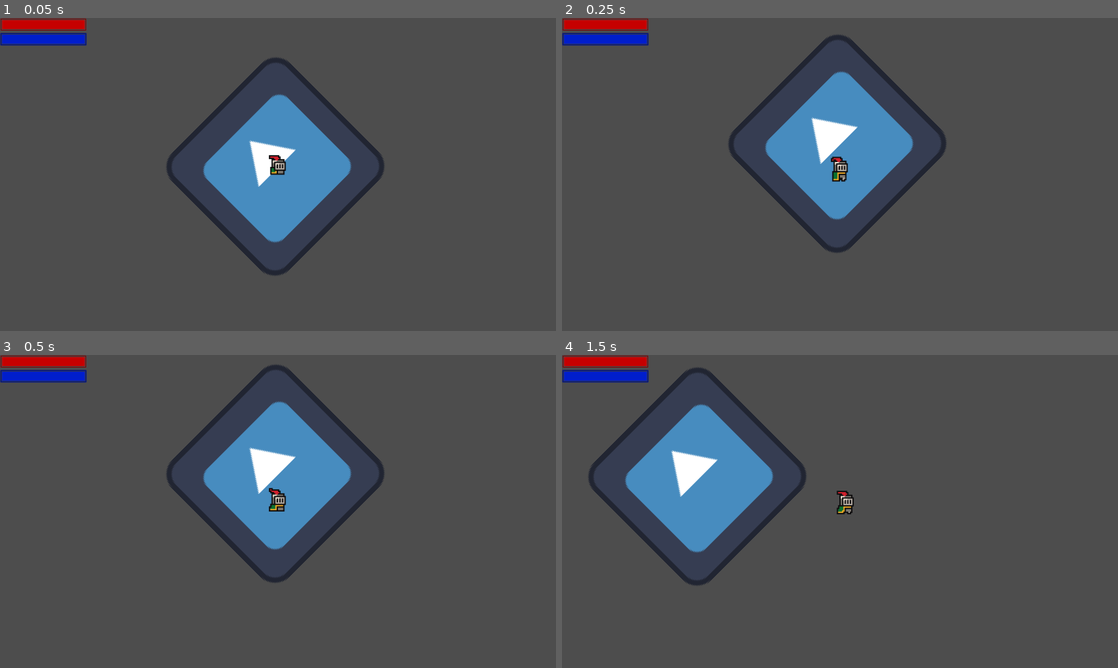
Above: before the commit, frames 1-4 (two rows, left to right).
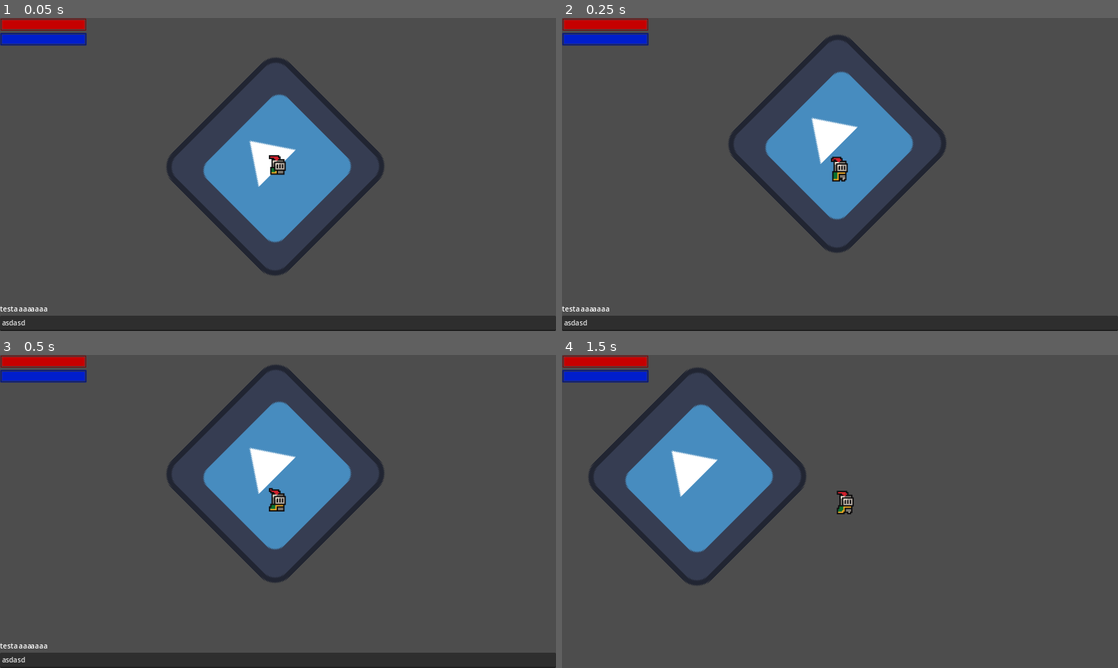
Above: after the commit, the same moments.

Repository: ToastedTeam/CaveGame
Game: Godot game, scene res://scenes/main.tscn
Two runs of this game, one before a commit and one after it. Both use one fixed random seed, a clock stepped at 60 frames per second and the inputs below. The engine's default icon, where the game draws it, is replaced by a stand-in: a white triangle on a blue panel in a dark square.
Inputs:
- Up to frame 1 (0.05 s): no input
- Up to frame 2 (0.25 s): no input
- Up to frame 3 (0.5 s): no input
- Up to frame 4 (1.5 s): tap Enter (ui_accept) at 0.5, 1.35 s; hold Enter (ui_accept) 0.53-1.28 s; hold Right (player_move_right) from 0.53 s (still down); tap Up (player_jump) at 0.77 s

The runs differ from the first frame. In frame 1, 5.0% of the frame differs, in the area x 0-100%, y 92-100%; in frame 2, 5.0%; in frame 3, 5.0%; in frame 4, nothing differs.
Error after the commit: Parse Error: Identifier "asdasd" not declared in the current scope.

Commit message:
Implement basic script running. Still have to give it a background so the text later on is readable, also multiple logging features such as warn or error.

Diff:
--- a/project.godot
+++ b/project.godot
@@ -28,6 +28,12 @@
 
 [input]
 
+ui_text_newline={
+"deadzone": 0.5,
+"events": [Object(InputEventKey,"resource_local_to_scene":false,"resource_name":"","device":0,"window_id":0,"alt_pressed":false,"shift_pressed":true,"ctrl_pressed":false,"meta_pressed":false,"pressed":false,"keycode":4194309,"physical_keycode":0,"key_label":0,"unicode":0,"location":0,"echo":false,"script":null)
+, Object(InputEventKey,"resource_local_to_scene":false,"resource_name":"","device":0,"window_id":0,"alt_pressed":false,"shift_pressed":true,"ctrl_pressed":false,"meta_pressed":false,"pressed":false,"keycode":4194310,"physical_keycode":0,"key_label":0,"unicode":0,"location":0,"echo":false,"script":null)
+]
+}
 player_jump={
 "deadzone": 0.5,
 "events": [Object(InputEventKey,"resource_local_to_scene":false,"resource_name":"","device":-1,"window_id":0,"alt_press …(195 unchanged characters)…
@@ -48,6 +54,11 @@
 "events": [Object(InputEventKey,"resource_local_to_scene":false,"resource_name":"","device":0,"window_id":0,"alt_presse …(189 unchanged characters)…
 ]
 }
+debug_console={
+"deadzone": 0.5,
+"events": [Object(InputEventKey,"resource_local_to_scene":false,"resource_name":"","device":-1,"window_id":0,"alt_pressed":false,"shift_pressed":false,"ctrl_pressed":false,"meta_pressed":false,"pressed":false,"keycode":0,"physical_keycode":96,"key_label":0,"unicode":96,"location":0,"echo":false,"script":null)
+]
+}
 
 [physics]
 
--- a/scenes/interface.tscn
+++ b/scenes/interface.tscn
@@ -1,7 +1,8 @@
-[gd_scene load_steps=3 format=3 uid="uid://jxyevycakmnv"]
+[gd_scene load_steps=4 format=3 uid="uid://jxyevycakmnv"]
 
 [ext_resource type="PackedScene" uid="uid://du07qhtteauuh" path="res://assets/interface/hp_bar.tscn" id="1_wpx7d"]
 [ext_resource type="PackedScene" uid="uid://mkc0o25ok023" path="res://assets/interface/mana_bar.tscn" id="2_juv2u"]
+[ext_resource type="Script" path="res://scripts/debug_console.gd" id="3_0x6lf"]
 
 [node name="CanvasLayer" type="CanvasLayer"]
 
@@ -26,3 +27,24 @@
 
 [node name="ManaBar" parent="Interface2/VBoxContainer" instance=ExtResource("2_juv2u")]
 layout_mode = 2
+
+[node name="DebugConsole" type="VBoxContainer" parent="."]
+anchors_preset = 15
+anchor_right = 1.0
+anchor_bottom = 1.0
+grow_horizontal = 2
+grow_vertical = 2
+alignment = 2
+script = ExtResource("3_0x6lf")
+
+[node name="Log" type="RichTextLabel" parent="DebugConsole"]
+layout_mode = 2
+bbcode_enabled = true
+text = "testa aaaaaaa"
+fit_content = true
+
+[node name="Command" type="TextEdit" parent="DebugConsole"]
+layout_mode = 2
+text = "asdasd"
+placeholder_text = "asdasd"
+scroll_fit_content_height = true
--- /dev/null
+++ b/scripts/Log.gd
@@ -0,0 +1,9 @@
+class_name Log
+extends Object
+
+static var log = ""
+static var LogObject: RichTextLabel
+
+static func info(msg: String):
+	LogObject.append_text("\n" + msg);
+	pass
--- /dev/null
+++ b/scripts/debug_console.gd
@@ -0,0 +1,42 @@
+extends Control
+
+
+# Called when the node enters the scene tree for the first time.
+func _ready() -> void:
+	Log.LogObject = $Log
+	pass # Replace with function body.
+
+func eval_code(code):
+	var script = GDScript.new()
+	script.source_code += "extends Node\n"
+	script.source_code += "static func _eval():\n\tpass"
+	for line in code.split("\n"):
+		script.source_code += "\n\t" + line
+	# Reload the script since setting the source_code doesn't recompile it, according to the docs
+	script.reload()
+	return script._eval()
+
+func _unhandled_input(event: InputEvent) -> void:
+	if event.is_action_pressed("debug_console") and not visible:
+		print("opening console")
+		show()
+		$Command.grab_focus()
+		return
+	elif event.is_action_pressed("ui_cancel") and visible:
+		print("closing console")
+		hide()
+		return
+	elif event.is_action_pressed("ui_accept") and visible:
+		print("running script")
+		eval_code($Command.text)
+		hide()
+		return
+	if visible:
+		get_viewport().set_input_as_handled()
+
+# Called every frame. 'delta' is the elapsed time since the previous frame.
+func _process(delta: float) -> void:
+	if visible:
+		$Log.offset_bottom = $Command.get_line_height()
+		$Log.size.y = $Log.get_content_height()
+	pass
--- a/scripts/player.gd
+++ b/scripts/player.gd
@@ -78,8 +78,6 @@
 		current_mana -= 5
 		print("Current hp: ", current_hp, "; Current mana: ", current_mana)
 
-
-
 	# Add the gravity.
 	if not is_on_floor():
 		velocity += get_gravity() * delta
